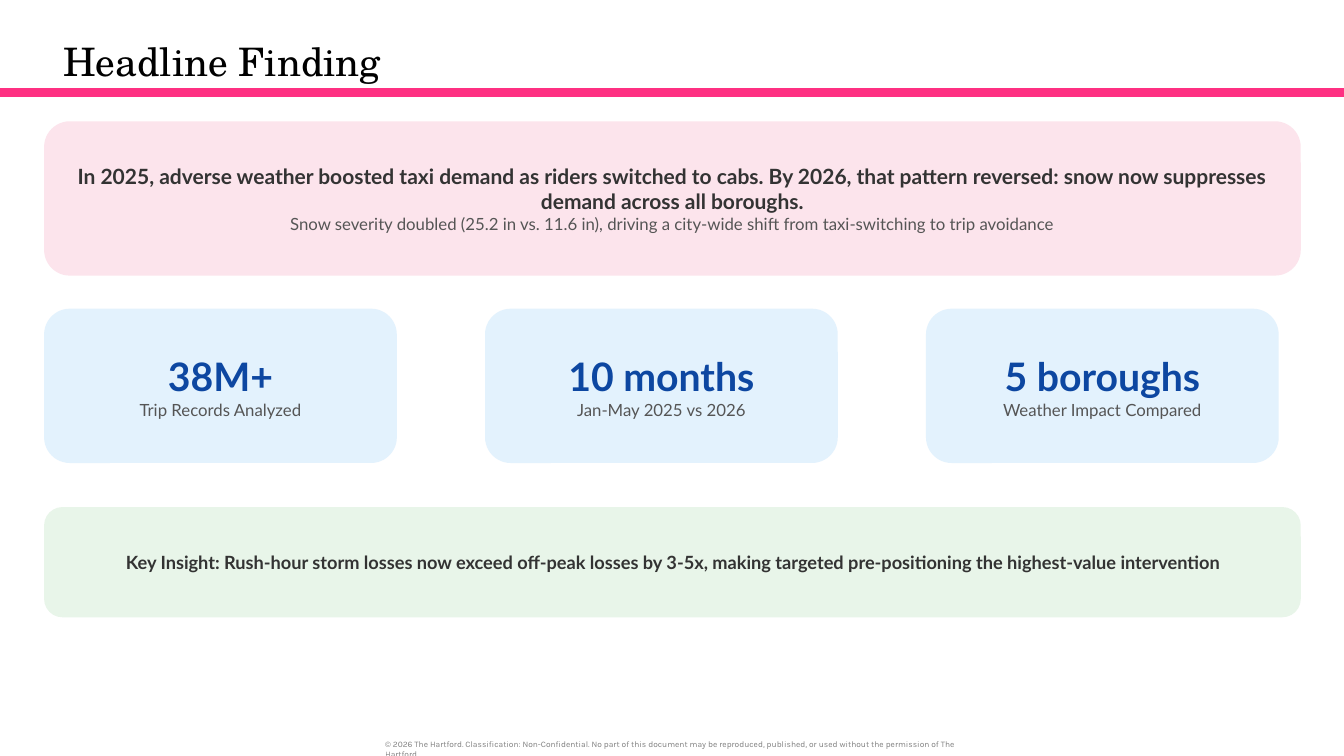
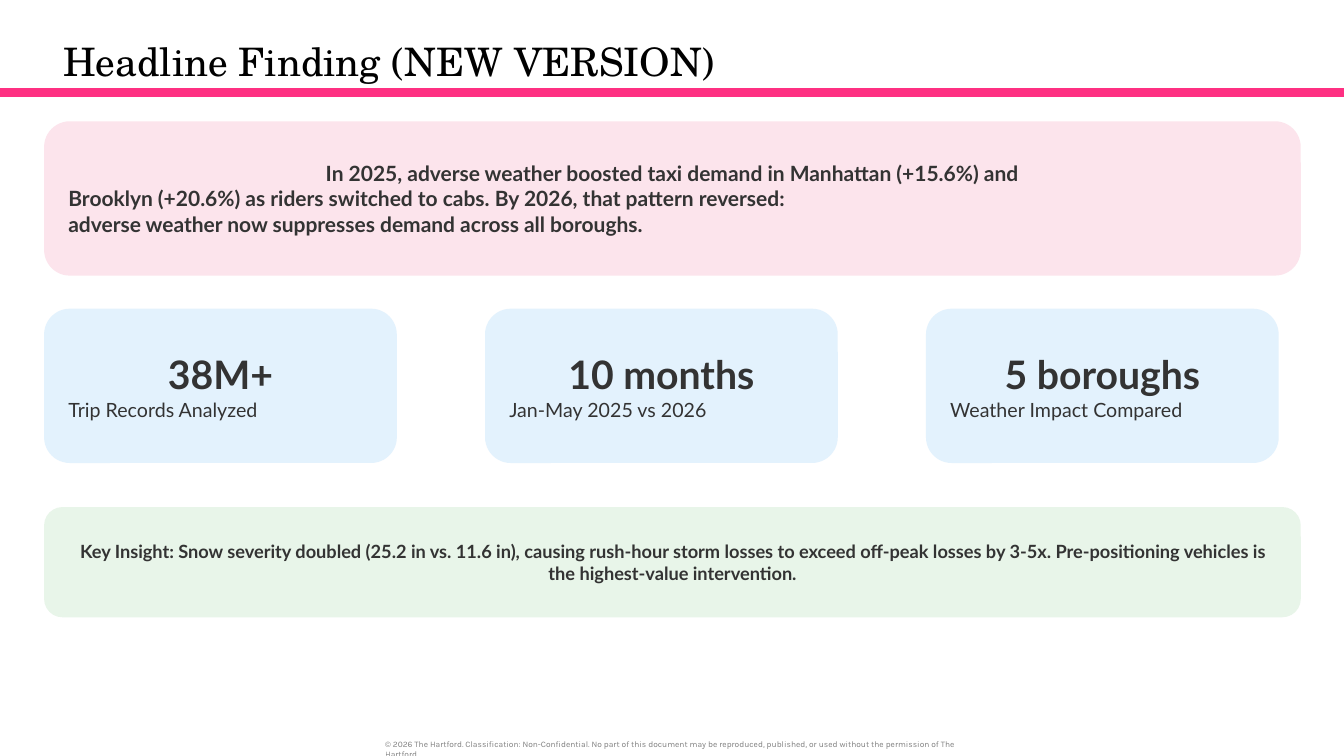
Before and after one commit to orlandojmarin/nyc-taxi-capstone, a slide deck: slide 30 of docs/Capstone_Presentation.pptx (slide 4 before the commit). Drawn at 1344x756 pixels with LibreOffice and Linux fonts; fonts in the diff are those of the drawing. Boxes give left, top, right and bottom in pixels: in the first picture for what was removed or moved away, otherwise in the second. Text is boxed around its words. In the diff, an @@ line names an element or a change of style, - is before the commit and + after.

Commit message:
Rebuild presentation: preserve Ariana's work, add extensions and insights

```diff
--- a/docs/Capstone_Presentation.pptx
+++ b/docs/Capstone_Presentation.pptx
@@ title at (63, 47, 715, 89): text changed @@
-Headline Finding
+Headline Finding (NEW VERSION)
@@ text in rounded rectangle at (68, 165, 1018, 236): text changed @@
-In 2025, adverse weather boosted taxi demand as riders switched to cabs. By 2026, that pattern reversed: snow now suppresses demand across all boroughs.
-Snow severity doubled (25.2 in vs. 11.6 in), driving a city-wide shift from taxi-switching to trip avoidance
+In 2025, adverse weather boosted taxi demand in Manhattan (+15.6%) and
+Brooklyn (+20.6%) as riders switched to cabs. By 2026, that pattern reversed:
+adverse weather now suppresses demand across all boroughs.
@@ rounded rectangle "38M+" at (44, 309, 397, 463): text colour #0D47A1 to #333333 in "38M+"; size 12 to 14 pt, text colour #555555 to #333333 in "Trip Records Analyzed"; alignment centre to left @@
@@ rounded rectangle "10 months" at (485, 309, 838, 463): text colour #0D47A1 to #333333 in "10 months"; size 12 to 14 pt, text colour #555555 to #333333 in "Jan-May 2025 vs 2026"; alignment centre to left @@
@@ rounded rectangle "5 boroughs" at (927, 309, 1279, 463): text colour #0D47A1 to #333333 in "5 boroughs"; size 12 to 14 pt, text colour #555555 to #333333 in "Weather Impact Compared"; alignment centre to left @@
@@ text in rounded rectangle at (80, 544, 1266, 584): text changed @@
-Key Insight: Rush-hour storm losses now exceed off-peak losses by 3-5x, making targeted pre-positioning the highest-value intervention
+Key Insight: Snow severity doubled (25.2 in vs. 11.6 in), causing rush-hour storm losses to exceed off-peak losses by 3-5x. Pre-positioning vehicles is the highest-value intervention.
```
Also in this commit, not shown: 8 other slides changed, 6 slides added, 2 slides removed.
